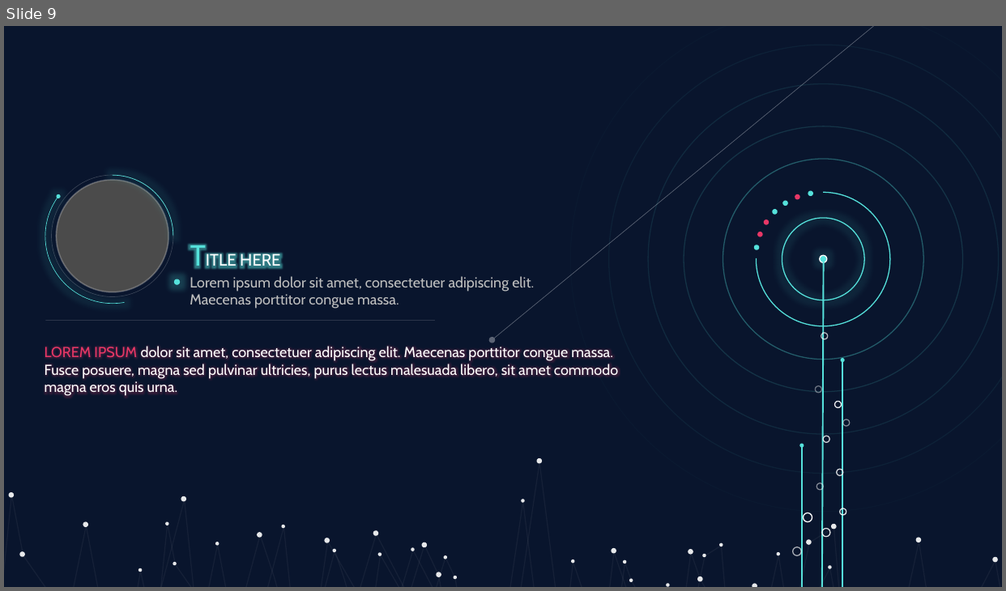
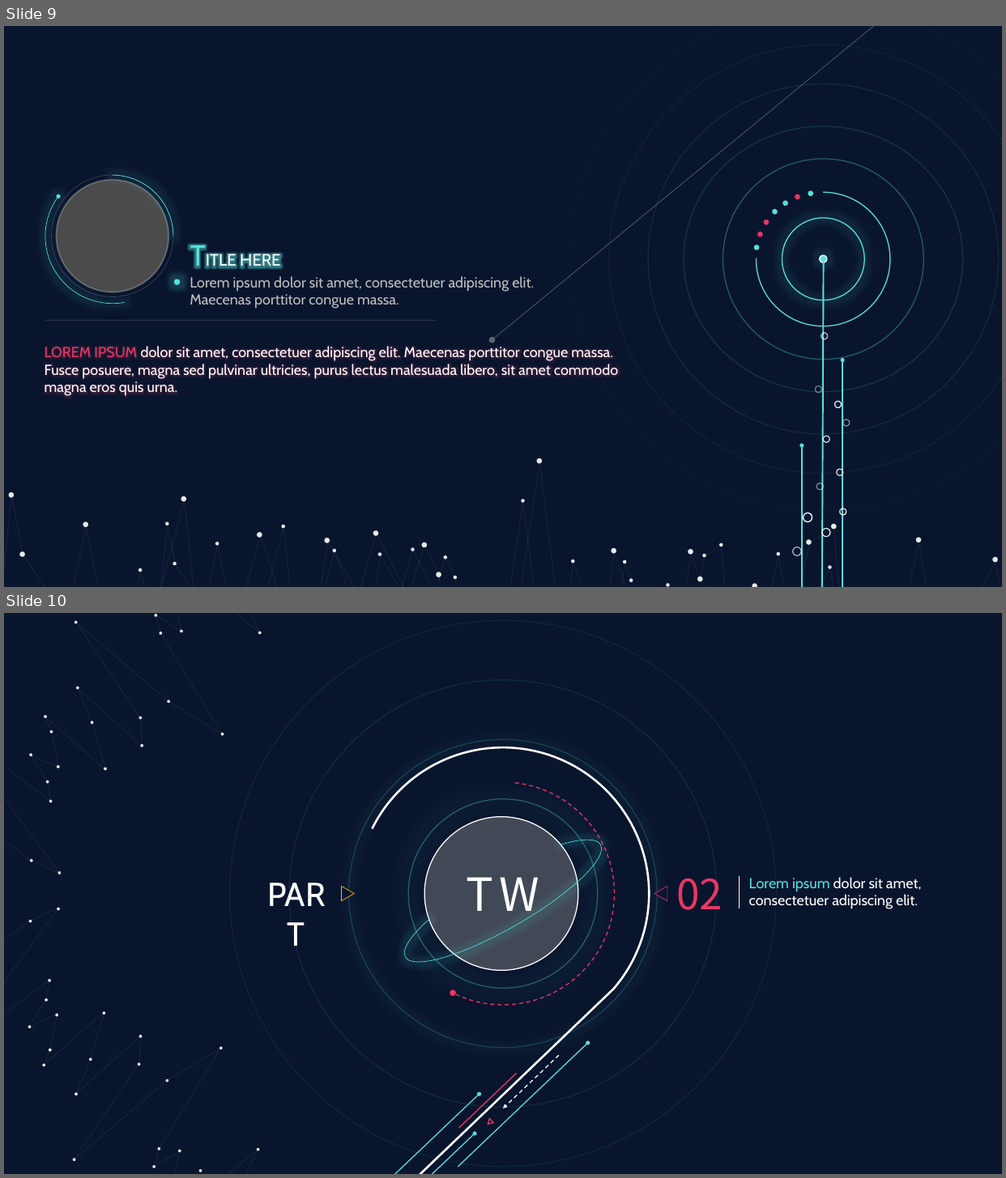
Before and after one commit to NewOrForever/AI_for_design_Study, a slide deck: line_mock.pptx. Shown one above the other, each under a label of ours: slide 9 before the commit, slides 9 and 10 after it. The pictures are 1006x591 and 1006x1178 pixels, drawn with LibreOffice and Linux fonts; fonts in the diff are those of the drawing; grey boxes stand for pictures. Boxes give left, top, right and bottom in pixels: in the first picture for what was removed or moved away, otherwise in the second. Text is boxed around its words. In the diff, an @@ line names an element or a change of style, - is before the commit and + after.

Commit message:
line

```diff
--- a/line_mock.pptx
+++ b/line_mock.pptx
@@ slide 10 added at bbox=[4, 613, 1002, 1174], background #09152D @@
@@ ellipse added at bbox=[230, 620, 777, 1167], outline #55E1DB 1 pt @@
@@ ellipse added at bbox=[289, 679, 717, 1107], outline #55E1DB 1 pt @@
@@ arrow added from (4, 718) to (264, 922), #FFFFFF 0.5 pt @@
@@ arrow added from (409, 732) to (922, 1079), #FFFFFF 0.5 pt @@
@@ group added at bbox=[4, 613, 442, 973]: 20 ellipses, 1 freeform shape @@
@@ ellipse added at bbox=[349, 739, 658, 1048], outline #55E1DB 1 pt @@
@@ arc (boxed as its full ellipse) added at bbox=[357, 747, 650, 1040], outline #FFFFFF 2 pt @@
@@ arc (boxed as its full ellipse) added at bbox=[392, 782, 615, 1005], outline #E83766 1 pt dashed @@
@@ ellipse added at bbox=[408, 799, 598, 989], outline #55E1DB 1 pt @@
@@ arc (boxed as its full ellipse) added at bbox=[391, 821, 615, 982], outline #55E1DB 0.5 pt @@
@@ picture added at bbox=[424, 816, 578, 970] @@
@@ ellipse added at bbox=[424, 816, 578, 970], fill #071023 at 70% opacity, outline #FFFFFF 1 pt @@
@@ text added at bbox=[253, 870, 339, 918], 32 pt, text #FFFFFF @@
+PART
@@ text added at bbox=[466, 877, 539, 923], 44 pt, text #FFFFFF @@
+TW
@@ text added at bbox=[676, 878, 722, 910], 40 pt, text #E83766 @@
+02
@@ line added from (739, 875) to (739, 909), #FFFFFF 0.5 pt @@
@@ text added at bbox=[749, 877, 922, 909], 14 pt, text #FFFFFF @@
+Lorem ipsum dolor sit amet, consectetuer adipiscing elit.
@@ triangle added at bbox=[341, 886, 354, 901], fill #09152D, outline #FFC000 0.5 pt @@
@@ triangle added at bbox=[655, 886, 667, 901], fill #09152D, outline #E83766 0.5 pt @@
@@ line added from (613, 990) to (357, 1174), #FFFFFF 2 pt @@
@@ group added at bbox=[4, 808, 440, 1174]: 21 ellipses, 1 freeform shape @@
@@ arrow added from (458, 1167) to (588, 1043), #55E1DB 1 pt @@
@@ line added from (517, 1073) to (459, 1128), #E83766 1 pt @@
@@ arrow added from (559, 1055) to (503, 1109), #FFFFFF 1 pt dashed @@
@@ arrow added from (366, 1174) to (479, 1094), #55E1DB 1 pt @@
@@ triangle added at bbox=[486, 1118, 494, 1127], outline #E83766 1 pt @@
@@ arrow added from (411, 1174) to (475, 1134), #55E1DB 1 pt @@
```
